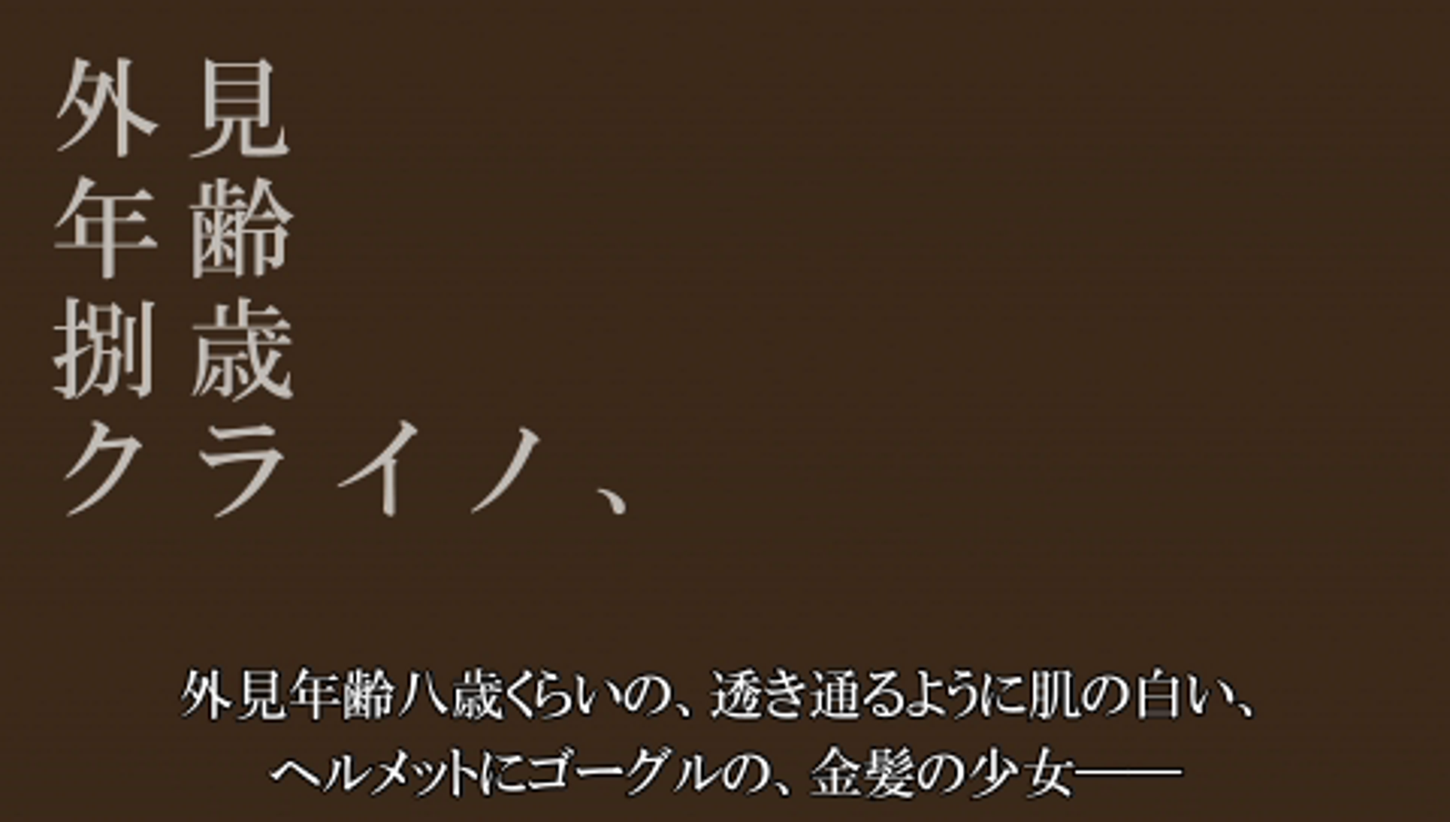
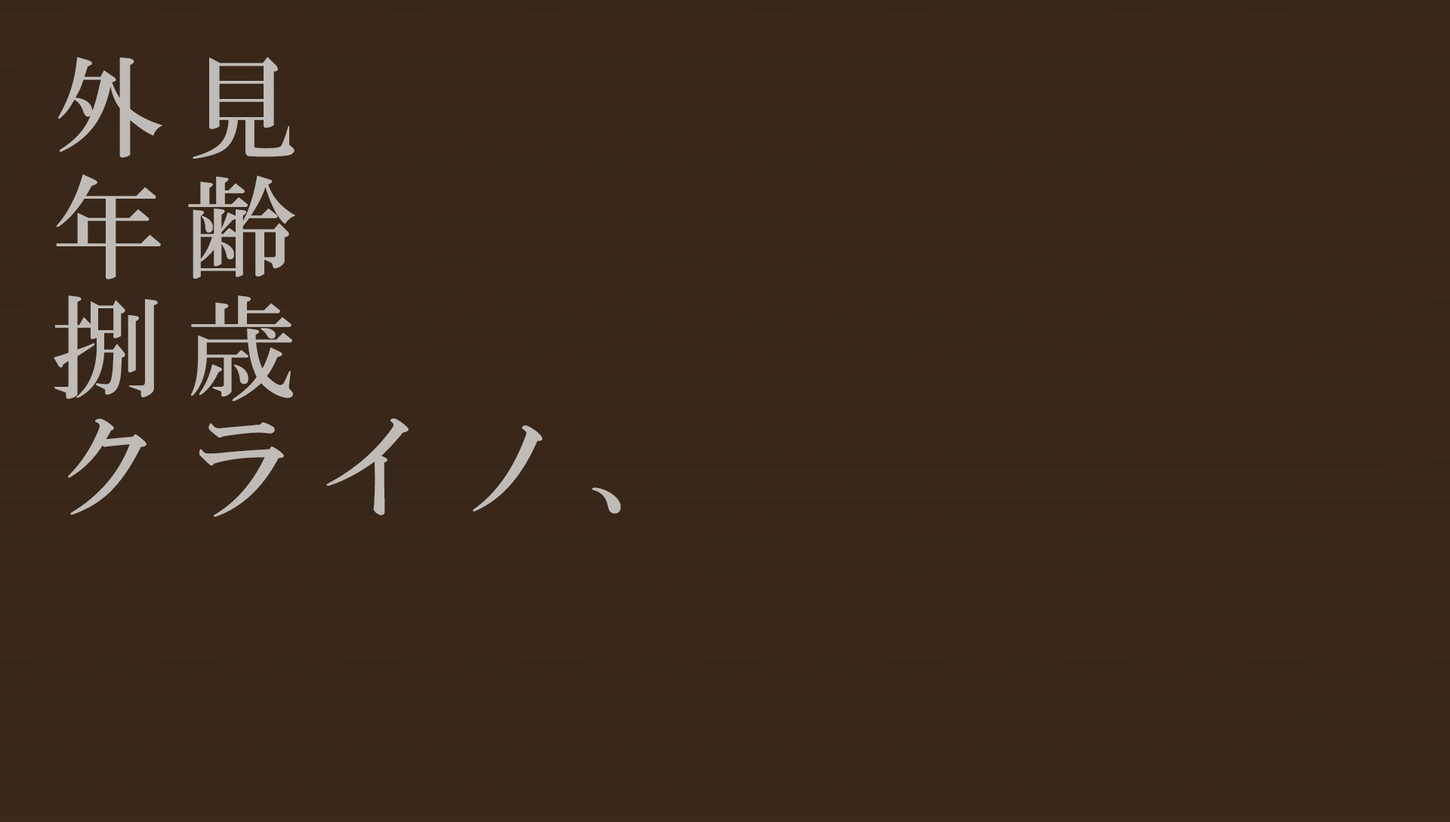
Layered file, before and after one edit (1450 x 822). Changes by layer:
added layer "外見 年齢 捌歳 クライノ、" above "Layer 2" over [53, 56, 621, 517]
showed "Layer 2" over [0, 1, 1450, 822]
